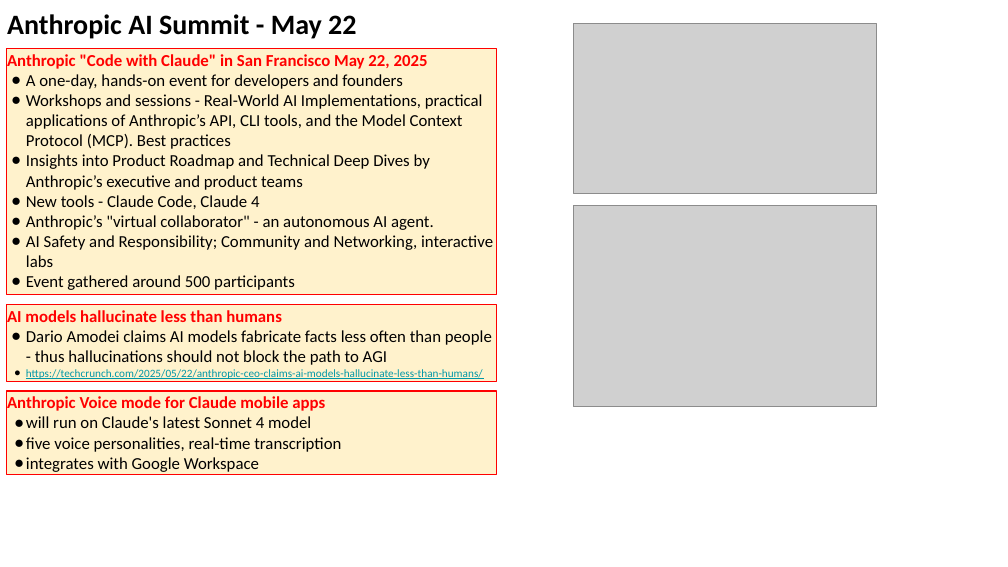
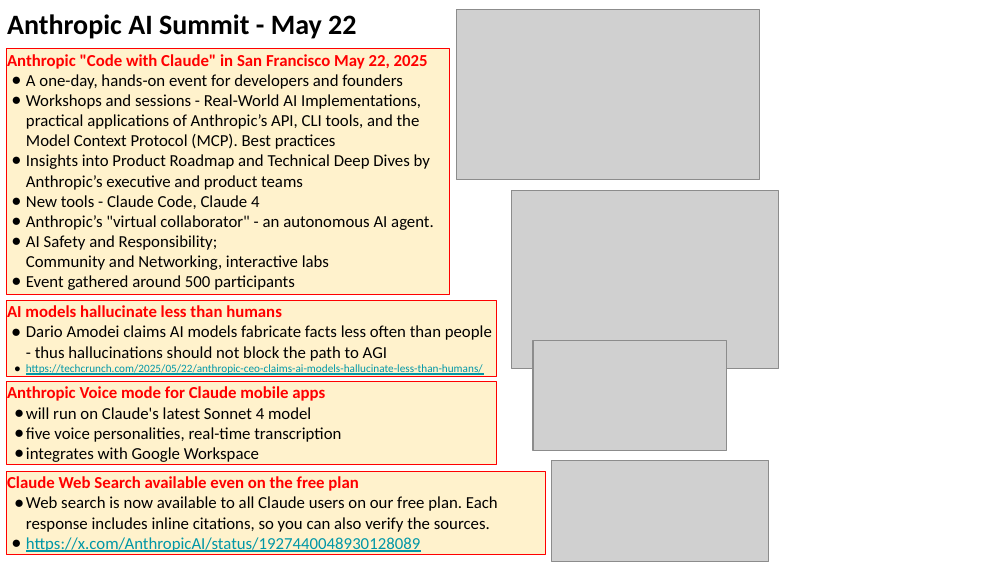
Before and after one commit to lselector/seminar, a slide deck: slide 2 of 2025/2025-05-30-AI-Updates.pptx. Drawn at 1008x567 pixels with LibreOffice and Linux fonts; fonts in the diff are those of the drawing; grey boxes stand for pictures. Boxes give left, top, right and bottom in pixels: in the first picture for what was removed or moved away, otherwise in the second. Text is boxed around its words. In the diff, an @@ line names an element or a change of style, - is before the commit and + after.

```diff
--- a/2025/2025-05-30-AI-Updates.pptx
+++ b/2025/2025-05-30-AI-Updates.pptx
@@ picture: place and size @@
-picture at box(574, 23, 876, 194)
+picture at box(457, 10, 759, 180)
@@ rectangle "Anthropic "Code with Claude" in ...": place and size @@
-rectangle "Anthropic "Code with Claude" in ..." at box(6, 48, 497, 294)
+rectangle "Anthropic "Code with Claude" in ..." at box(6, 48, 450, 294)
@@ picture: place and size @@
-picture at box(574, 206, 876, 407)
+picture at box(512, 191, 779, 368)
@@ rectangle "AI models hallucinate less than ...": place and size @@
-rectangle "AI models hallucinate less than ..." at box(6, 304, 497, 381)
+rectangle "AI models hallucinate less than ..." at box(6, 300, 497, 377)
@@ picture added at box(533, 341, 727, 451) @@
@@ rectangle "Anthropic Voice mode for Claude ...": place and size @@
-rectangle "Anthropic Voice mode for Claude ..." at box(6, 391, 497, 475)
+rectangle "Anthropic Voice mode for Claude ..." at box(6, 381, 497, 465)
@@ rectangle added at box(6, 471, 545, 554), fill #FFF2CC, outline #FF0000 0.75 pt, 12 pt, text #000000 @@
+Claude Web Search available even on the free plan
+● Web search is now available to all Claude users on our free plan. Each response includes inline citations, so you can also verify the sources.
+● https://x.com/AnthropicAI/status/1927440048930128089
@@ picture added at box(551, 461, 768, 562) @@
```
Also in this commit, not shown: 11 other slides changed, 1 slide added.
